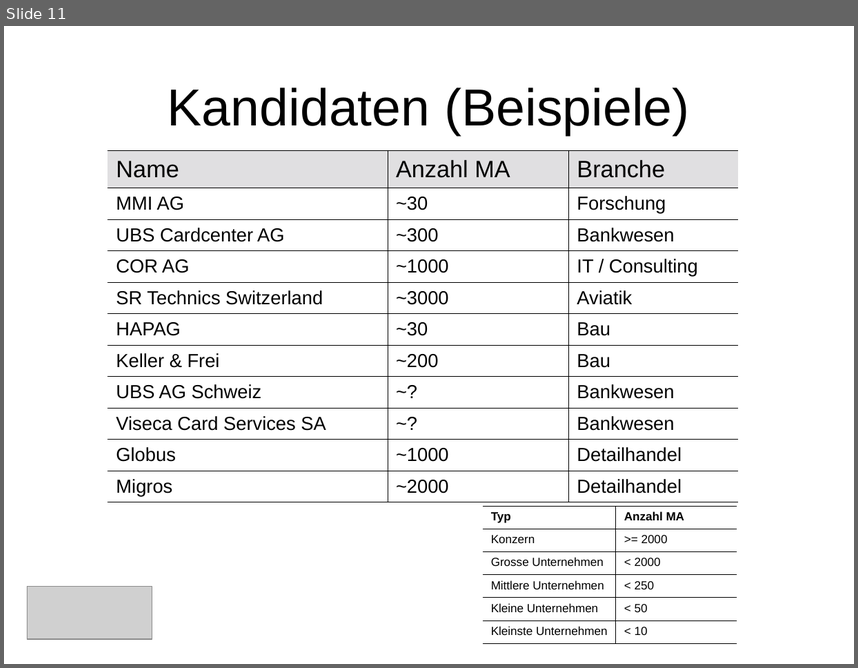
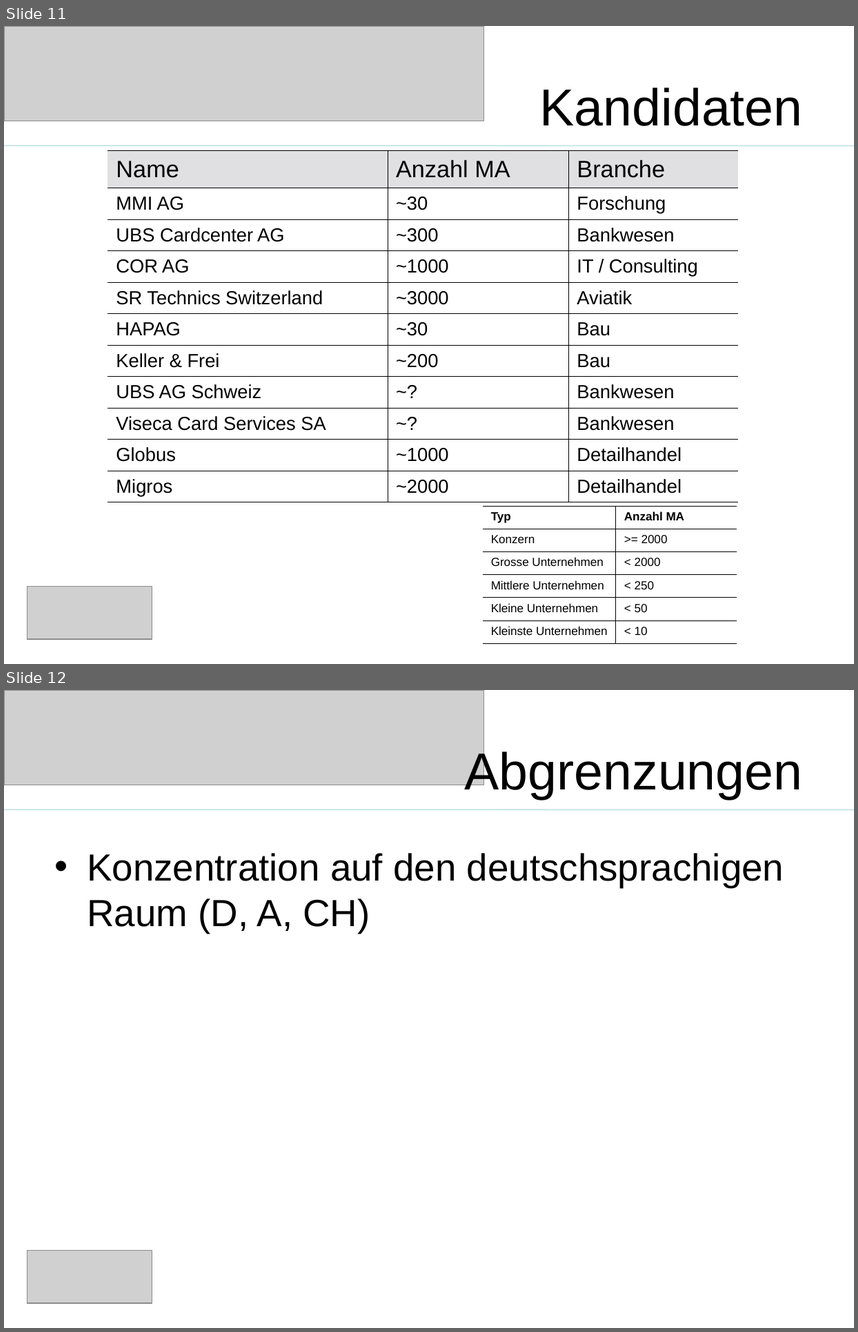
Before and after one commit to saw303/masterstudy, a slide deck: disposition/Präsentation.ppt. Shown one above the other, each under a label of ours: slide 11 before the commit, slides 11 and 12 after it. The pictures are 858x668 and 858x1332 pixels, drawn with LibreOffice and Linux fonts; fonts in the diff are those of the drawing; grey boxes stand for pictures. Boxes give left, top, right and bottom in pixels: in the first picture for what was removed or moved away, otherwise in the second. Text is boxed around its words. In the diff, an @@ line names an element or a change of style, - is before the commit and + after.

```diff
--- a/disposition/Präsentation.ppt
+++ b/disposition/Präsentation.ppt
@@ slide 12 added at <box>4,690,854,1328</box>, background #FFFFFF @@
@@ picture added at <box>4,690,484,785</box> @@
@@ title added at <box>465,748,803,799</box>, 44 pt, text #000000 @@
+Abgrenzungen
@@ line added from (4, 810) to (854, 810), #B6DCDF 0.74 pt @@
@@ text added at <box>87,853,784,933</box>, 32 pt, text #000000 @@
+• Konzentration auf den deutschsprachigen Raum (D, A, CH)
@@ picture added at <box>27,1250,152,1303</box> @@
@@ slide 11 changed as well @@
@@ picture added at <box>4,26,484,121</box> @@
@@ title at <box>540,87,803,126</box>: text changed @@
-Kandidaten (Beispiele)
+Kandidaten
@@ line added from (4, 146) to (854, 146), #B6DCDF 0.74 pt @@
```
Also in this commit, not shown: 12 other slides changed, 1 slide removed.
